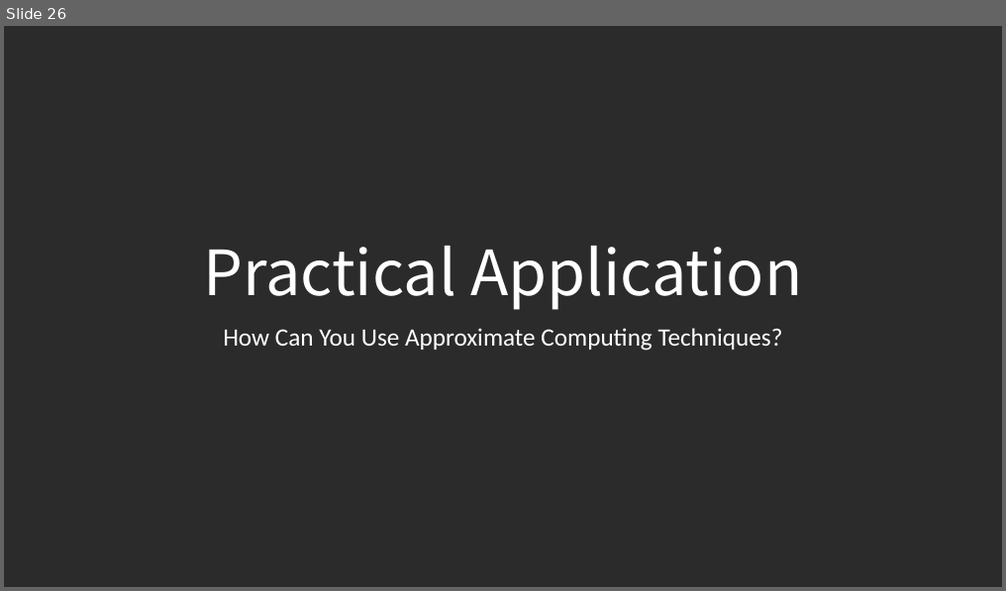
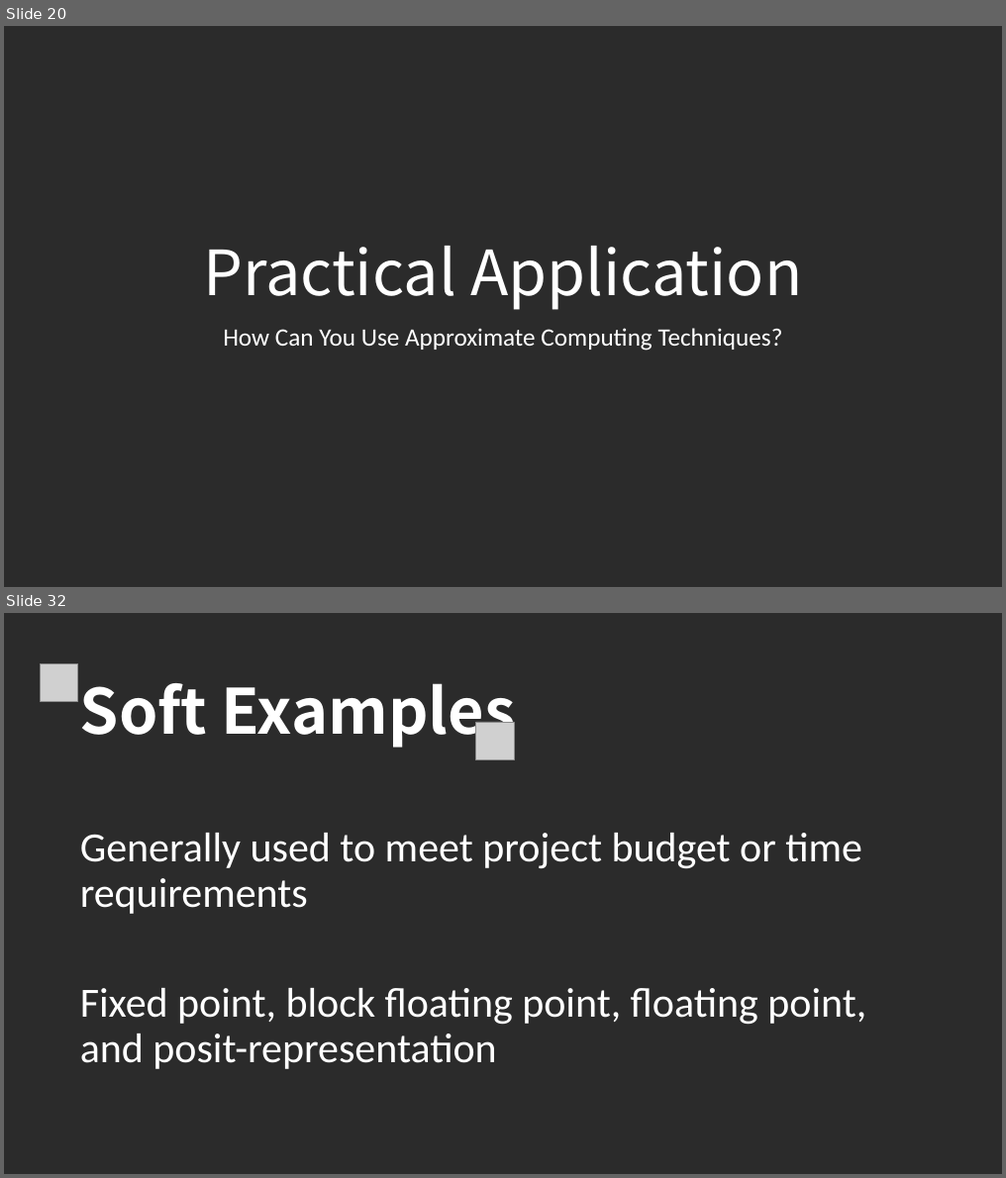
Before and after one commit to LoloMarty/2024-, a slide deck: CS4630/Approximate Computing.pptx. Shown one above the other, each under a label of ours: slide 26 before the commit, slides 20 and 32 after it; the slides between them are not shown. The pictures are 1006x591 and 1006x1178 pixels, drawn with LibreOffice and Linux fonts; fonts in the diff are those of the drawing; grey boxes stand for pictures; background and template pictures are left out; a plain dark background stands for a picture behind light text. Boxes give left, top, right and bottom in pixels: in the first picture for what was removed or moved away, otherwise in the second. Text is boxed around its words. In the diff, an @@ line names an element or a change of style, - is before the commit and + after.

```diff
--- a/CS4630/Approximate Computing.pptx
+++ b/CS4630/Approximate Computing.pptx
@@ slide 32 added at [4, 613, 1002, 1174], background picture (left out) @@
@@ picture added at [40, 663, 78, 702] @@
@@ text added at [80, 683, 516, 749], 60 pt, text #FFFFFF, bold @@
+Soft Examples
@@ picture added at [476, 722, 515, 760] @@
@@ text added at [80, 833, 866, 1069], 40 pt, text #FFFFFF @@
+Generally used to meet project budget or time requirements
+Fixed point, block floating point, floating point, and posit-representation
@@ what was slide 26 is now slide 20 @@
```
Also in this commit, not shown: 19 other slides added, 6 slides removed, 1 other file.
